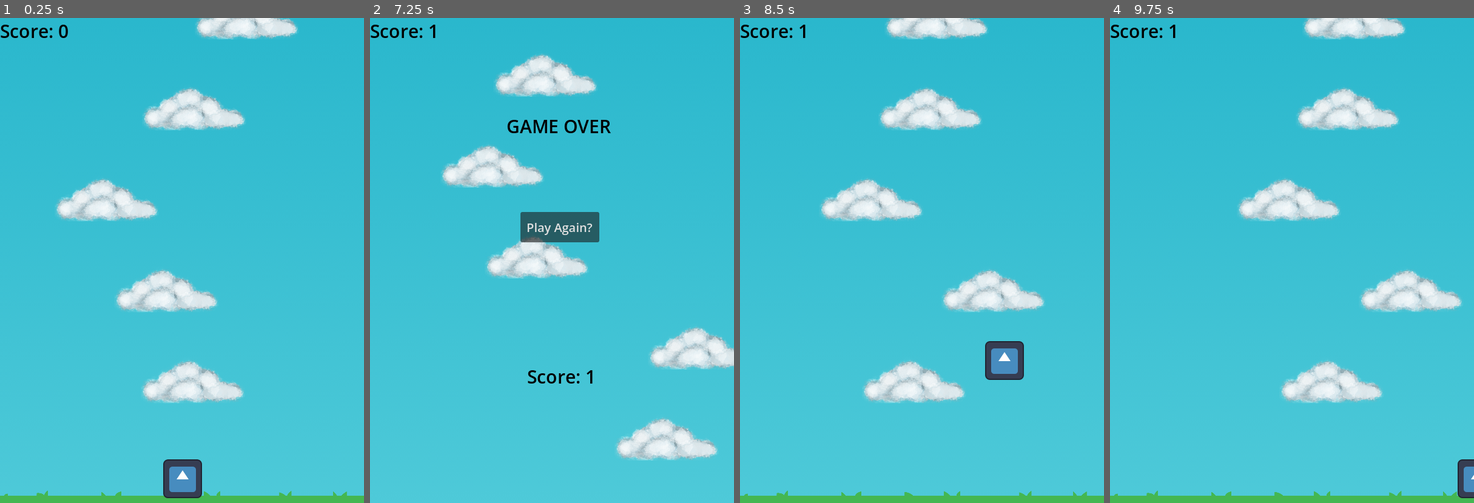
Above: before the commit, frames 1-4 (left to right).
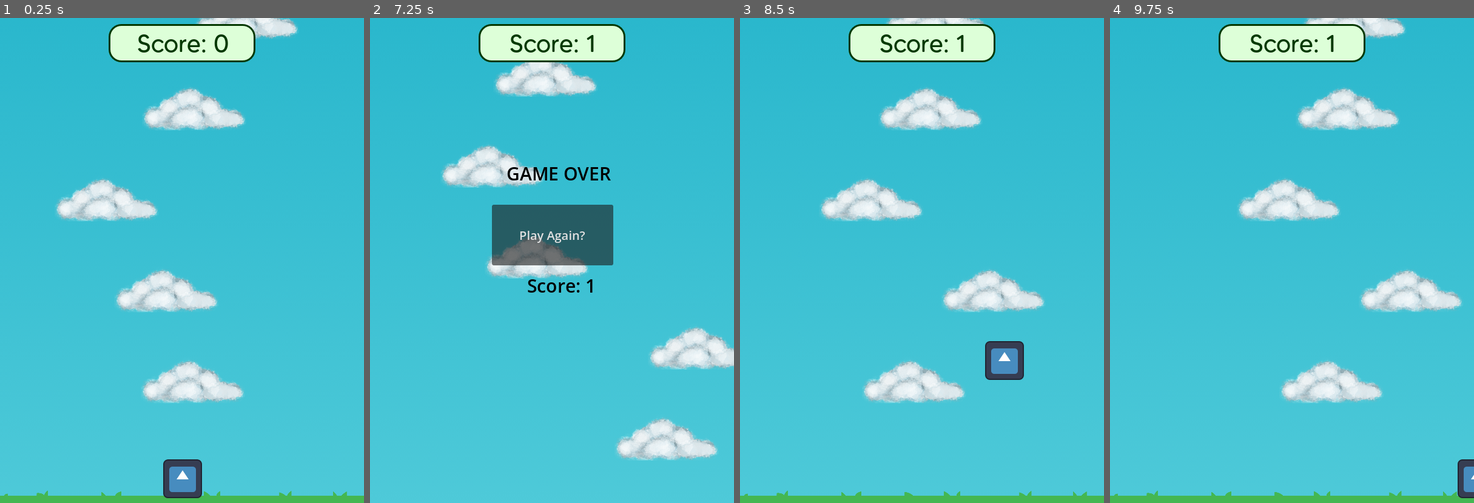
Above: after the commit, the same moments.

Repository: hannahjmc/KnightHacks2026
Game: Godot game, scene res://Scenes/main.tscn
The game is run twice, just before and just after one commit, with the same random seed, the same clock (stepped at 60 frames per second) and the same inputs. The engine's default icon, where the game draws it, is replaced by a stand-in: a white triangle on a blue panel in a dark square.
Inputs:
- Up to frame 1 (0.25 s): no input
- Up to frame 2 (7.25 s): tap Enter (ui_accept) at 0.5, 0.77, 1.52, 3.02, 3.77, 4.52, 6.02, 6.77 s; hold Right (ui_right) 0.53-2.03 s; hold Left (ui_left) 2.03-2.78 s; hold Right (ui_right) 2.78-4.28 s; hold Left (ui_left) 4.28-5.03 s; hold Right (ui_right) 5.03-5.78 s; hold Left (ui_left) from 5.78 s (still down)
- Up to frame 3 (8.5 s): release Left (ui_left) at 7.25 s; click "Play Again?" at 7.25 s; hold Right (ui_right) from 8.03 s (still down); tap Enter (ui_accept) at 8.27 s
- Up to frame 4 (9.75 s): keep holding Right (ui_right)

The runs differ from the first frame. In frame 1, 3.3% of the frame differs, in the area x 0-71%, y 1-10%; in frame 2, 7.5%, in the area x 0-71%, y 1-76%; in frame 3, 3.2%; in frame 4, 3.2%.

Commit message:
modified score bubble

Diff:
--- a/Scenes/main.tscn
+++ b/Scenes/main.tscn
@@ -8,11 +8,24 @@
 [ext_resource type="Script" uid="uid://b0qheufds5khj" path="res://Scripts/cloud_spawner.gd" id="4_jjvhh"]
 [ext_resource type="Script" uid="uid://37s8pb7eq05c" path="res://Scripts/score.gd" id="6_21xkr"]
 [ext_resource type="Script" uid="uid://dbuyo8cf5dc8f" path="res://Scripts/GameOver.gd" id="7_6bp64"]
+[ext_resource type="FontFile" uid="uid://dwy2m7qtbe8bk" path="res://Fonts/MADE Tommy Soft Regular PERSONAL USE.otf" id="7_ynf5e"]
 
 [sub_resource type="RectangleShape2D" id="RectangleShape2D_bo1nx"]
 
 [sub_resource type="RectangleShape2D" id="RectangleShape2D_jjgbg"]
 size = Vector2(23, 797)
+
+[sub_resource type="StyleBoxFlat" id="StyleBoxFlat_e5ysw"]
+bg_color = Color(0.8666667, 1, 0.84705883, 1)
+border_width_left = 3
+border_width_top = 3
+border_width_right = 3
+border_width_bottom = 3
+border_color = Color(0.015686275, 0.21960784, 0, 1)
+corner_radius_top_left = 20
+corner_radius_top_right = 20
+corner_radius_bottom_right = 20
+corner_radius_bottom_left = 20
 
 [node name="Main" type="Node2D" unique_id=1813136685]
 
@@ -74,21 +87,52 @@
 
 [node name="Control" type="Control" parent="ScoreCanvas" unique_id=1027606480]
 layout_mode = 3
-anchors_preset = 0
-offset_right = 40.0
+anchors_preset = 5
+anchor_left = 0.5
+anchor_right = 0.5
+offset_left = -20.0
+offset_right = 20.0
 offset_bottom = 40.0
+grow_horizontal = 2
 
-[node name="Score" type="Label" parent="ScoreCanvas/Control" unique_id=626080195]
-layout_mode = 0
-offset_right = 40.0
-offset_bottom = 23.0
-theme_override_colors/font_color = Color(0, 0, 0, 1)
-theme_override_font_sizes/font_size = 30
-text = "hellooooo"
+[node name="Panel" type="Panel" parent="ScoreCanvas/Control" unique_id=1844951873]
+layout_mode = 1
+anchors_preset = 5
+anchor_left = 0.5
+anchor_right = 0.5
+offset_left = -121.0
+offset_top = 10.0
+offset_right = 121.0
+offset_bottom = 73.0
+grow_horizontal = 2
+theme_override_styles/panel = SubResource("StyleBoxFlat_e5ysw")
+
+[node name="Score" type="Label" parent="ScoreCanvas/Control/Panel" unique_id=626080195]
+layout_mode = 1
+anchors_preset = 8
+anchor_left = 0.5
+anchor_top = 0.5
+anchor_right = 0.5
+anchor_bottom = 0.5
+offset_left = -58.5
+offset_top = -25.0
+offset_right = 61.5
+offset_bottom = 25.0
+grow_horizontal = 2
+grow_vertical = 2
+pivot_offset = Vector2(60, 25)
+theme_override_colors/font_color = Color(0.01604467, 0.2186791, 6.545782e-06, 1)
+theme_override_colors/font_outline_color = Color(0, 0, 0, 1)
+theme_override_fonts/font = ExtResource("7_ynf5e")
+theme_override_font_sizes/font_size = 40
+text = "Score:"
 script = ExtResource("6_21xkr")
 
-[node name="GameOver" type="Node2D" parent="." unique_id=476651057]
+[node name="GameOver" type="Node2D" parent="." unique_id=476651057 node_paths=PackedStringArray("game_over_canvas", "score", "reset_button")]
 script = ExtResource("7_6bp64")
+game_over_canvas = NodePath("../GameOverCanvas")
+score = NodePath("../ScoreCanvas/Control/Panel/Score")
+reset_button = NodePath("../GameOverCanvas/Button")
 
 [node name="GameOverCanvas" type="CanvasLayer" parent="." unique_id=812739836]
 visible = false
@@ -108,9 +152,9 @@
 [node name="GameOver" type="Label" parent="GameOverCanvas/Control" unique_id=261343431]
 layout_mode = 0
 offset_left = 225.0
-offset_top = 157.0
+offset_top = 235.0
 offset_right = 397.0
-offset_bottom = 199.0
+offset_bottom = 277.0
 theme_override_colors/font_color = Color(0, 0, 0, 1)
 theme_override_font_sizes/font_size = 30
 text = "GAME OVER"
@@ -122,9 +166,9 @@
 anchor_right = 1.0
 anchor_bottom = 0.575
 offset_left = 259.0
-offset_top = 570.0
+offset_top = 420.0
 offset_right = 299.0
-offset_bottom = 589.0
+offset_bottom = 439.0
 theme_override_colors/font_color = Color(0, 0, 0, 1)
 theme_override_font_sizes/font_size = 30
 text = "Score"
@@ -132,11 +176,15 @@
 script = ExtResource("6_21xkr")
 
 [node name="Button" type="Button" parent="GameOverCanvas" unique_id=1050680168]
-offset_left = 248.0
-offset_top = 320.0
-offset_right = 378.0
-offset_bottom = 370.0
+offset_left = 201.0
+offset_top = 308.0
+offset_right = 401.0
+offset_bottom = 408.0
+pivot_offset = Vector2(60, 19)
 theme_override_font_sizes/font_size = 20
 text = "Play Again?"
 
+[node name="StartCanvas" type="CanvasLayer" parent="." unique_id=842216841]
+visible = false
+
 [connection signal="pressed" from="GameOverCanvas/Button" to="GameOver" method="_on_button_pressed"]
--- a/Scripts/GameOver.gd
+++ b/Scripts/GameOver.gd
@@ -1,12 +1,13 @@
 extends Node
 
 @export var game_over_canvas: CanvasLayer
-
+@export var score: Label
 @export var reset_button: Button
 
 # show game over screen
 func game_over():
 	game_over_canvas.visible = true
+	score.visible = false
 
 func _on_button_pressed() -> void:
 	get_tree().reload_current_scene()
Binary file added: Fonts/MADE Tommy Soft Bold PERSONAL USE.otf
Not shown, added: Fonts/MADE Tommy Soft Bold PERSONAL USE.otf.import
Binary file added: Fonts/MADE Tommy Soft ExtraBold PERSONAL USE.otf
Not shown, added: Fonts/MADE Tommy Soft ExtraBold PERSONAL USE.otf.import
Binary file added: Fonts/MADE Tommy Soft Light PERSONAL USE.otf
Not shown, added: Fonts/MADE Tommy Soft Light PERSONAL USE.otf.import
Binary file added: Fonts/MADE Tommy Soft Medium PERSONAL USE.otf
Not shown, added: Fonts/MADE Tommy Soft Medium PERSONAL USE.otf.import
Binary file added: Fonts/MADE Tommy Soft Regular PERSONAL USE.otf
Not shown, added: Fonts/MADE Tommy Soft Regular PERSONAL USE.otf.import
